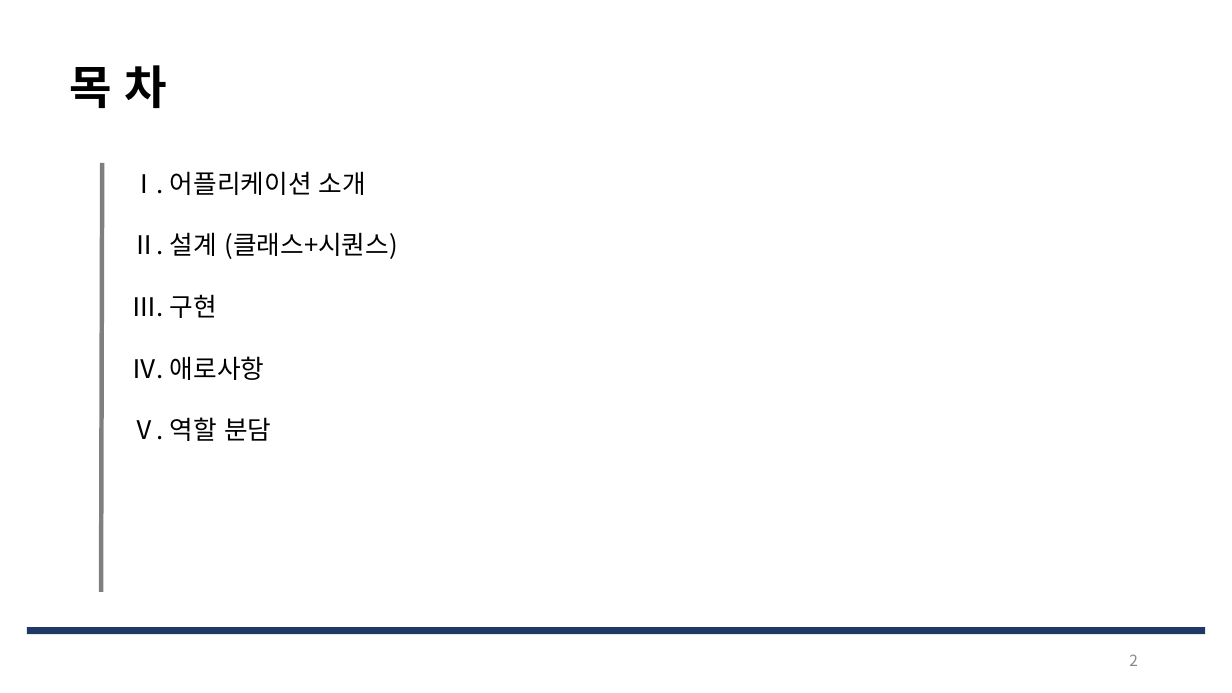
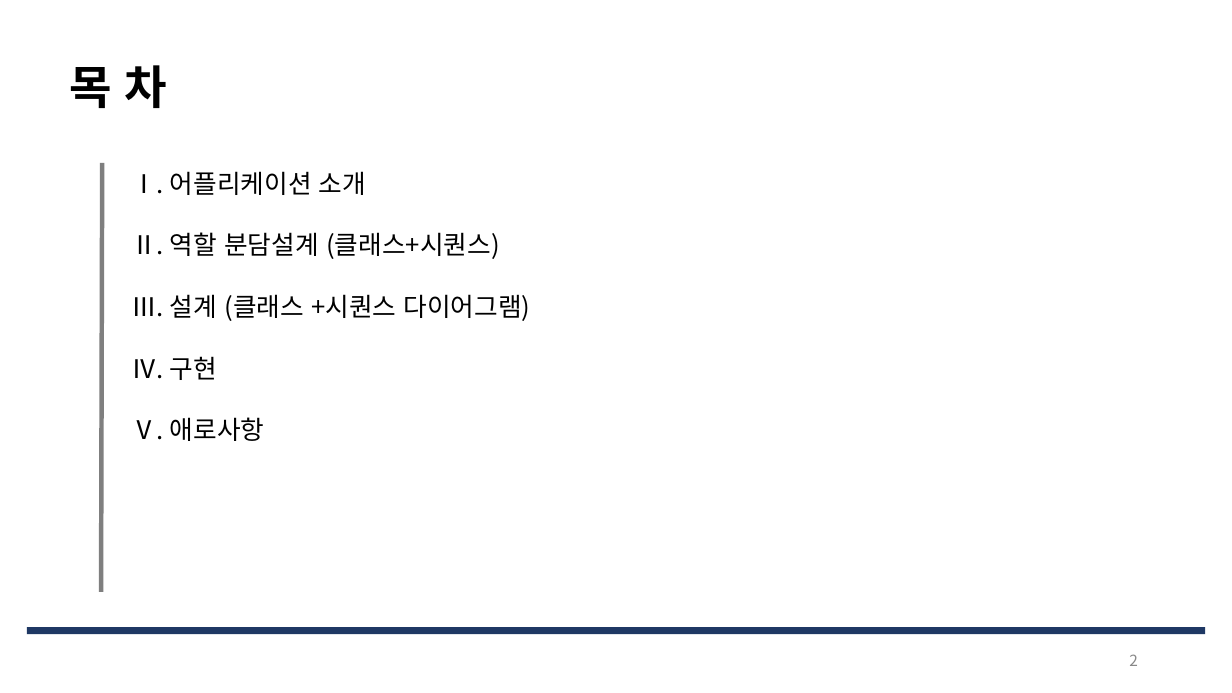
Before and after one commit to Jeeseob/SoftwareEngineering, a slide deck: slide 2 of 소공_기말발표.pptx. Drawn at 1232x693 pixels with LibreOffice and Linux fonts; fonts in the diff are those of the drawing. Boxes give left, top, right and bottom in pixels: in the first picture for what was removed or moved away, otherwise in the second. Text is boxed around its words. In the diff, an @@ line names an element or a change of style, - is before the commit and + after.

```diff
--- a/소공_기말발표.pptx
+++ b/소공_기말발표.pptx
@@ text at [131, 232, 531, 441]: text changed @@
-Ⅱ. 설계 (클래스+시퀀스)
-Ⅲ. 구현
-Ⅳ. 애로사항
-Ⅴ. 역할 분담
+Ⅱ. 역할 분담설계 (클래스+시퀀스)
+Ⅲ. 설계 (클래스 +시퀀스 다이어그램)
+Ⅳ. 구현
+Ⅴ. 애로사항
```
Also in this commit, not shown: 21 other slides changed, 3 slides added.
